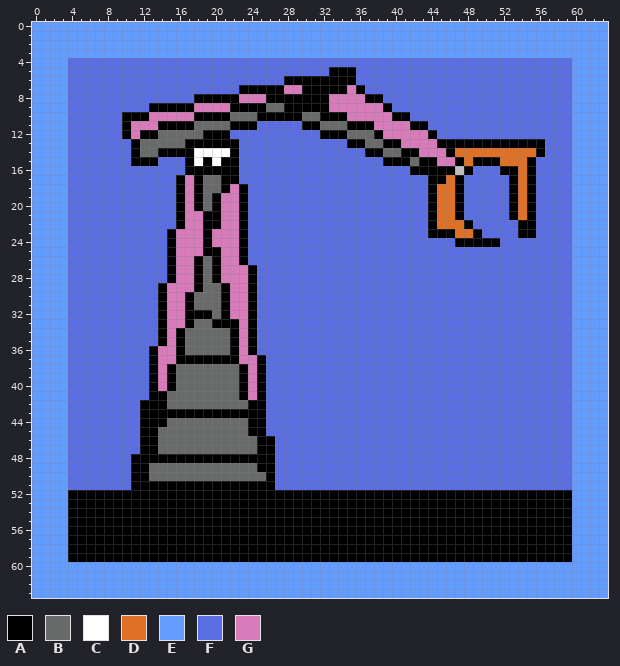
One commit to this pixel-art sprite: Assets/Images/buttons/build1.png. Above is the file before it was changed.
The file is 64x64 pixels.
Palette (. is transparent): A #000000  B #696a6a  C #ffffff  D #df7126  E #639bff  F #5b6ee1  G #d77bba
Pixels before (only the part around the change), first column x 7:
 2 EEEEEEEEEEEEEEEEEEEEEEEEEEEEEEEEEEEEEEEEEEEEEEEEEEEEEEEEE
 3 EEEEEEEEEEEEEEEEEEEEEEEEEEEEEEEEEEEEEEEEEEEEEEEEEEEEEEEEE
 4 FFFFFFFFFFFFFFFFFFFFFFFFFFFFFFFFFFFFFFFFFFFFFFFFFFFFFEEEE
 5 FFFFFFFFFFFFFFFFFFFFFFFFFFAAAFFFFFFFFFFFFFFFFFFFFFFFFEEEE
 6 FFFFFFFFFFFFFFFFFFFFFAAAAAAAAFFFFFFFFFFFFFFFFFFFFFFFFEEEE
 7 FFFFFFFFFFFFFFFFAAAAAGGAAAAAGAFFFFFFFFFFFFFFFFFFFFFFFEEEE
 8 FFFFFFFFFFFAAAAAGGGAAAAAAAGGGGAAFFFFFFFFFFFFFFFFFFFFFEEEE
 9 FFFFFFAAAAAGGGGAAAABBAAAAAGGGGGGAFFFFFFFFFFFFFFFFFFFFEEEE
10 FFFAAAGGGGGAAAABBBAAAAABBAAAGGGGGAAFFFFFFFFFFFFFFFFFFEEEE
11 FFFAGGGAAAABBBBAAAFFFFFAABBBAAAGGGGAAFFFFFFFFFFFFFFFFEEEE
12 FFFAGAABBBBBAAAFFFFFFFFFFAAABBBAGGGGGAFFFFFFFFFFFFFFFEEEE
13 FFFFABBBBBAAAAAAFFFFFFFFFFFFAABBAAGGGGAAAAAAAAAAAAFFFEEEE
14 FFFFABBAAAACCCCAFFFFFFFFFFFFFFAABBAAGGGADDDDDDDDDAFFFEEEE
15 FFFFAAAFFFACACAAFFFFFFFFFFFFFFFFAAABAAGGADAAADDDAFFFFEEEE
16 FFFFFFFFFFAAAAAAFFFFFFFFFFFFFFFFFFFAAAAA.AFFFAADAFFFFEEEE
17 FFFFFFFFFAGABBAAFFFFFFFFFFFFFFFFFFFFFAADAFFFFFADAFFFFEEEE
18 FFFFFFFFFAGABBAGAFFFFFFFFFFFFFFFFFFFFADDAFFFFFADAFFFFEEEE
19 FFFFFFFFFAGABAGGAFFFFFFFFFFFFFFFFFFFFADDAFFFFFADAFFFFEEEE
20 FFFFFFFFFAGABAGGAFFFFFFFFFFFFFFFFFFFFADDAFFFFFADAFFFFEEEE
21 FFFFFFFFFAGGAAGGAFFFFFFFFFFFFFFFFFFFFADDAFFFFFADAFFFFEEEE
22 FFFFFFFFFAGGAAGGAFFFFFFFFFFFFFFFFFFFFADDDAFFFFFAAFFFFEEEE
23 FFFFFFFFAGGGAGGGAFFFFFFFFFFFFFFFFFFFFAAADDAFFFFAAFFFFEEEE
24 FFFFFFFFAGGGAGGGAFFFFFFFFFFFFFFFFFFFFFFFAAAAAFFFFFFFFEEEE
25 FFFFFFFFAGGGAAGGAFFFFFFFFFFFFFFFFFFFFFFFFFFFFFFFFFFFFEEEE
26 FFFFFFFFAGGABAGGAFFFFFFFFFFFFFFFFFFFFFFFFFFFFFFFFFFFFEEEE
27 FFFFFFFFAGGABAGGGAFFFFFFFFFFFFFFFFFFFFFFFFFFFFFFFFFFFEEEE
28 FFFFFFFFAGGABAGGGAFFFFFFFFFFFFFFFFFFFFFFFFFFFFFFFFFFFEEEE
29 FFFFFFFAGGGABBAGGAFFFFFFFFFFFFFFFFFFFFFFFFFFFFFFFFFFFEEEE
30 FFFFFFFAGGABBBAGGAFFFFFFFFFFFFFFFFFFFFFFFFFFFFFFFFFFFEEEE
31 FFFFFFFAGGABBBAGGAFFFFFFFFFFFFFFFFFFFFFFFFFFFFFFFFFFFEEEE
32 FFFFFFFAGGAAABAGGAFFFFFFFFFFFFFFFFFFFFFFFFFFFFFFFFFFFEEEE
33 FFFFFFFAGGABBAAAGAFFFFFFFFFFFFFFFFFFFFFFFFFFFFFFFFFFFEEEE
34 FFFFFFFAGABBBBBAGAFFFFFFFFFFFFFFFFFFFFFFFFFFFFFFFFFFFEEEE
35 FFFFFFFAGABBBBBAGAFFFFFFFFFFFFFFFFFFFFFFFFFFFFFFFFFFFEEEE
36 FFFFFFAGGABBBBBAGAFFFFFFFFFFFFFFFFFFFFFFFFFFFFFFFFFFFEEEE
37 FFFFFFAGGAAAAAAAGGAFFFFFFFFFFFFFFFFFFFFFFFFFFFFFFFFFFEEEE
38 FFFFFFAGABBBBBBBAGAFFFFFFFFFFFFFFFFFFFFFFFFFFFFFFFFFFEEEE
39 FFFFFFAGABBBBBBBAGAFFFFFFFFFFFFFFFFFFFFFFFFFFFFFFFFFFEEEE
40 FFFFFFAGABBBBBBBAGAFFFFFFFFFFFFFFFFFFFFFFFFFFFFFFFFFFEEEE
41 FFFFFFAABBBBBBBBAGAFFFFFFFFFFFFFFFFFFFFFFFFFFFFFFFFFFEEEE
42 FFFFFAAABBBBBBBBBAAFFFFFFFFFFFFFFFFFFFFFFFFFFFFFFFFFFEEEE
43 FFFFFAAAAAAAAAAAAAAFFFFFFFFFFFFFFFFFFFFFFFFFFFFFFFFFFEEEE
44 FFFFFAAABBBBBBBBBAAFFFFFFFFFFFFFFFFFFFFFFFFFFFFFFFFFFEEEE
45 FFFFFAABBBBBBBBBBAAFFFFFFFFFFFFFFFFFFFFFFFFFFFFFFFFFFEEEE
And afterwards:
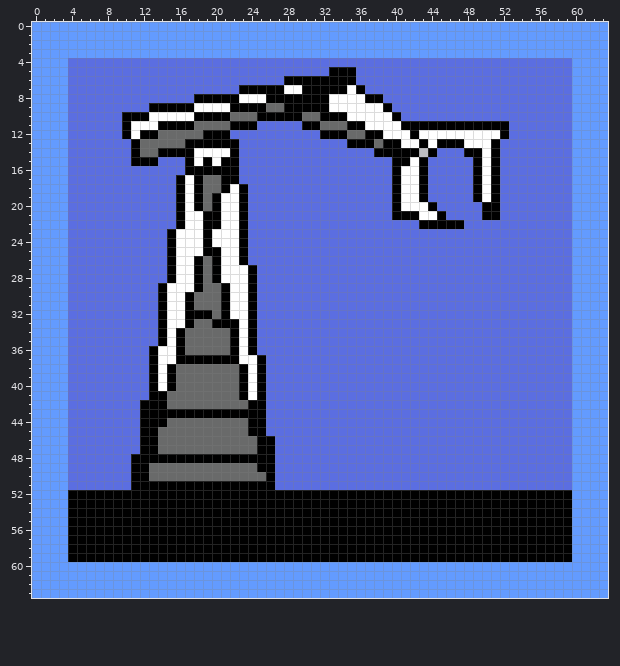
The edit:
The author changed colour B to colour A in rows 12 to 13 at x 37; in row 14 at x 39 to 40.
The author changed colour D to colour A in row 14 at x 48 to 49 and 51; in row 21 at x 45; in row 22 at x 45 to 47.
The author changed colour F to colour A in row 11 at x 44 to 52; in row 12 at x 52; in row 16 at x 40, 49 and 51; in rows 17 to 19 at x 40, 43, 49 and 51; in row 20 at x 40 and 50 to 51; in row 21 at x 40 to 42 and 50 to 51.
The author changed colour F to colour A in row 22 at x 43.
The author changed colour G to colour A in row 11 at x 41; in row 12 at x 42; in row 13 at x 43; in row 14 at x 44.
The author changed colour A to colour C in row 11 at x 37; in row 12 at x 44; in row 13 at x 48 to 50; in row 15 at x 50; in row 16 at x 42; in row 21 at x 44.
The author changed colour B to colour C in row 15 at x 42.
The author changed colour D to colour C in row 14 at x 50.
The author changed colour F to colour C in row 12 at x 45 to 51; in row 16 at x 41 and 50; in rows 17 to 19 at x 41 to 42 and 50; in row 20 at x 41 to 43; in row 21 at x 43.
The author changed colour G to colour C in row 7 at x 28 to 29 and 35; in row 8 at x 23 to 25 and 33 to 36; in row 9 at x 18 to 21 and 33 to 38; in row 10 at x 13 to 17 and 35 to 39; in row 11 at x 11 to 13 and 38 to 40; in row 12 at x 11, 39 to 41 and 43.
The author changed colour G to colour C in row 13 at x 41 to 42 and 44; in row 17 at x 17; in row 18 at x 17 and 22; in rows 19 to 20 at x 17 and 21 to 22; in rows 21 to 22 at x 17 to 18 and 21 to 22; in rows 23 to 24 at x 16 to 18 and 20 to 22.
The author changed colour G to colour C in row 25 at x 16 to 18 and 21 to 22; in row 26 at x 16 to 17 and 21 to 22; in rows 27 to 28 at x 16 to 17 and 21 to 23; in row 29 at x 15 to 17 and 22 to 23; in rows 30 to 32 at x 15 to 16 and 22 to 23; in row 33 at x 15 to 16 and 23.
The author changed colour G to colour C in rows 34 to 35 at x 15 and 23; in row 36 at x 14 to 15 and 23; in row 37 at x 14 to 15 and 23 to 24; in rows 38 to 40 at x 14 and 24; in row 41 at x 24.
Colour F now appears in row 16 at x 47.
The author changed colour A to colour F in row 10 at x 41; in row 13 at x 52 to 56; in row 14 at x 37, 46 and 56; in row 15 at x 39, 44, 47 and 55; in row 16 at x 44 to 46, 48, 52 to 53 and 55; in row 17 at x 44 to 45, 47, 53 and 55.
The author changed colour A to colour F in rows 18 to 19 at x 44, 47, 53 and 55; in rows 20 to 21 at x 47, 53 and 55; in row 22 at x 48 and 54 to 55; in row 23 at x 44 to 46, 49 and 54 to 55; in row 24 at x 47 to 51.
The author changed colour D to colour F in row 14 at x 47 and 52 to 55; in row 15 at x 48 and 52 to 54; in row 16 at x 54; in row 17 at x 46 and 54; in rows 18 to 20 at x 45 to 46 and 54; in row 21 at x 46 and 54.
The author changed colour D to colour F in row 23 at x 47 to 48.
The author changed colour G to colour F in row 14 at x 45; in row 15 at x 45 to 46.
Colour G is gone in row 14 at x 43.
Pixel boxes of the changes (left, top, right, bottom) in both pictures:
changed: (131, 85, 302, 139)
changed: (329, 85, 545, 247)
changed: (158, 175, 257, 400)
